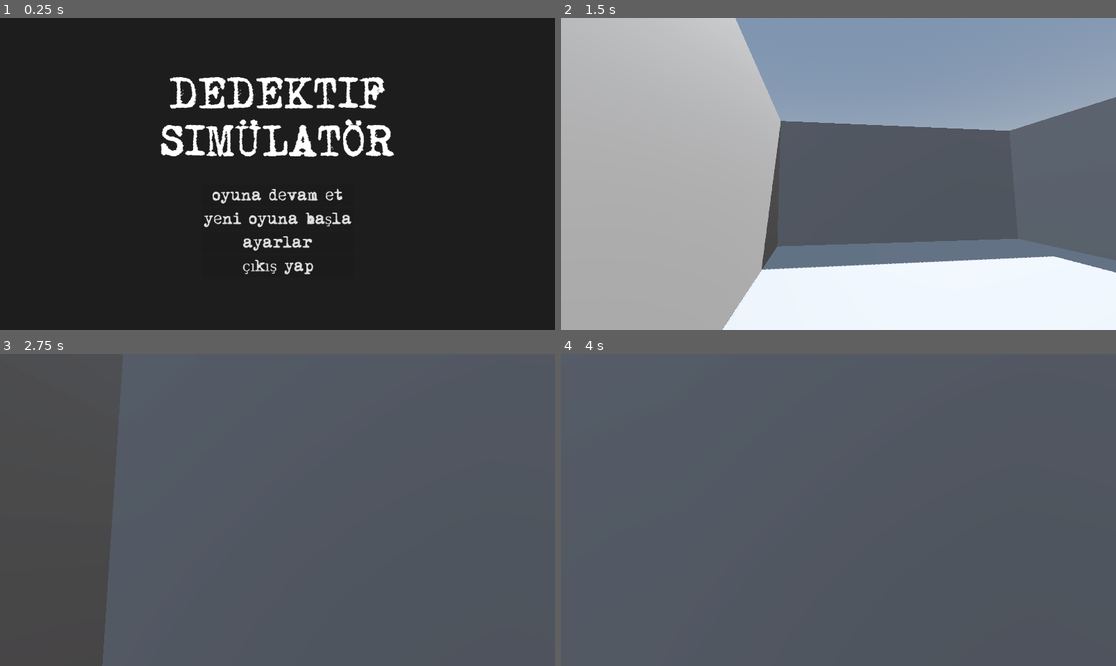
Above: before the commit, frames 1-4 (two rows, left to right).
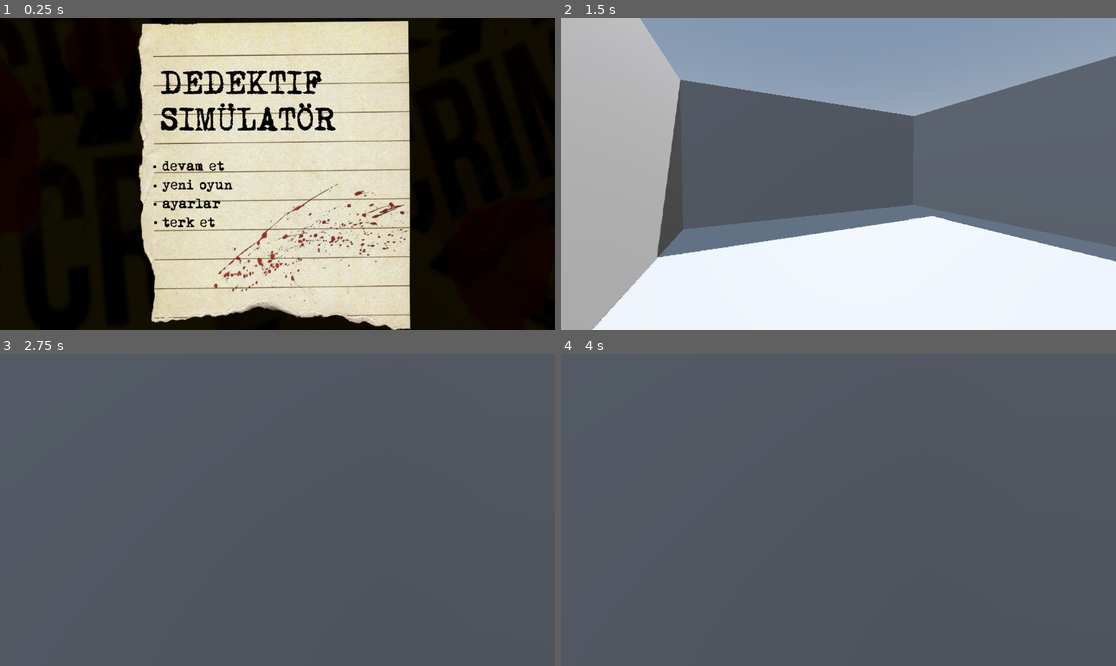
Above: after the commit, the same moments.

Repository: alperenozdnc/alnestan
Game: Godot game, scene res://scenes/main_menu.tscn
The game is run twice, just before and just after one commit, with the same random seed, the same clock (stepped at 60 frames per second) and the same inputs.
Inputs (mouse positions are in pixels of both pictures, inside the frame that each line leads up to):
- Up to frame 1 (0.25 s): no input
- Up to frame 2 (1.5 s): click "oyuna devam et" (after the commit: "devam et") at 0.5 s; tap Enter (ui_accept) at 1.25 s; move the mouse to (866, 174) at 1.27 s; hold W (move_forward) from 1.28 s (still down); click (866, 174) at 1.42 s
- Up to frame 3 (2.75 s): keep holding W (move_forward); tap Enter (ui_accept) at 1.52, 2.27 s; move the mouse to (249, 510) at 2.02 s; click (249, 510) at 2.17 s
- Up to frame 4 (4 s): keep holding W (move_forward); move the mouse to (849, 503) at 2.77 s; click (849, 503) at 2.92 s; tap Enter (ui_accept) at 3.5, 3.77 s; move the mouse to (832, 516) at 3.52 s; click (832, 516) at 3.67 s

The runs differ from the first frame. In frame 1, 99% of the frame differs, in the area x 0-100%, y 0-100%; in frame 2, 33%; in frame 3, 12%; in frame 4, less than 0.1%.

Commit message:
feat(game): minimally working main menu

Diff:
--- a/source/scenes/main_menu.tscn
+++ b/source/scenes/main_menu.tscn
@@ -1,7 +1,25 @@
-[gd_scene load_steps=5 format=3 uid="uid://qh7qnm5nbd6v"]
+[gd_scene load_steps=13 format=3 uid="uid://qh7qnm5nbd6v"]
 
 [ext_resource type="Script" uid="uid://bhkautgt4ihw0" path="res://scripts/main_menu.gd" id="1_ekxnf"]
 [ext_resource type="FontFile" uid="uid://bowvcgjw7deaj" path="res://fonts/typewriter.ttf" id="1_l6cm7"]
+[ext_resource type="Texture2D" uid="uid://dpip46pvqlead" path="res://images/paper.webp" id="2_bqqt6"]
+[ext_resource type="Texture2D" uid="uid://nps43lj81m3i" path="res://images/bg.jpg" id="2_oa1go"]
+[ext_resource type="Texture2D" uid="uid://ba4hbwngk35g2" path="res://images/blood.png" id="3_8ln24"]
+[ext_resource type="Texture2D" uid="uid://bd5um2x5fsfja" path="res://images/dot.svg" id="4_wu84c"]
+[ext_resource type="AudioStream" uid="uid://bqppsdsu08emy" path="res://sounds/paper.mp3" id="6_rtw2f"]
+
+[sub_resource type="GDScript" id="GDScript_8ln24"]
+script/source = "extends Sprite2D
+
+func _ready() -> void:
+	var color = self_modulate
+	color.a = 0.8
+	self_modulate = color
+"
+
+[sub_resource type="StyleBoxEmpty" id="StyleBoxEmpty_8ln24"]
+
+[sub_resource type="StyleBoxEmpty" id="StyleBoxEmpty_rtw2f"]
 
 [sub_resource type="GDScript" id="GDScript_l6cm7"]
 
@@ -17,16 +35,23 @@
 grow_vertical = 2
 script = ExtResource("1_ekxnf")
 
-[node name="bg" type="ColorRect" parent="."]
+[node name="bg" type="Sprite2D" parent="."]
+position = Vector2(568, 351)
+scale = Vector2(2.9052925, 3.509284)
+texture = ExtResource("2_oa1go")
+region_enabled = true
+region_rect = Rect2(636, 807, 718, 377)
+
+[node name="ColorRect" type="ColorRect" parent="."]
 layout_mode = 1
 anchors_preset = 15
 anchor_right = 1.0
 anchor_bottom = 1.0
 grow_horizontal = 2
 grow_vertical = 2
-color = Color(0.1148968, 0.11489681, 0.1148968, 1)
+color = Color(0, 0, 0, 0.92941177)
 
-[node name="AspectRatioContainer3" type="VBoxContainer" parent="."]
+[node name="container" type="VBoxContainer" parent="."]
 layout_mode = 1
 anchors_preset = 8
 anchor_left = 0.5
@@ -34,60 +59,137 @@
 anchor_right = 0.5
 anchor_bottom = 0.5
 offset_left = -243.0
-offset_top = -196.5
+offset_top = -224.0
 offset_right = 243.0
-offset_bottom = 196.5
+offset_bottom = 169.0
 grow_horizontal = 2
 grow_vertical = 2
 theme_override_constants/separation = 40
 
-[node name="AspectRatioContainer" type="AspectRatioContainer" parent="AspectRatioContainer3"]
+[node name="paper_img" type="Sprite2D" parent="container"]
+position = Vector2(229, 246.5)
+scale = Vector2(0.49714863, 0.7569081)
+texture = ExtResource("2_bqqt6")
+
+[node name="blood_img" type="Sprite2D" parent="container"]
+z_index = 1
+position = Vector2(322, 382)
+rotation = -2.724407
+scale = Vector2(0.101901524, 0.15708546)
+texture = ExtResource("3_8ln24")
+script = SubResource("GDScript_8ln24")
+
+[node name="container" type="AspectRatioContainer" parent="container"]
 layout_mode = 2
+size_flags_horizontal = 0
 
-[node name="title" type="Label" parent="AspectRatioContainer3/AspectRatioContainer"]
+[node name="title" type="Label" parent="container/container"]
 layout_mode = 2
+theme_override_colors/font_color = Color(0, 0, 0, 1)
 theme_override_fonts/font = ExtResource("1_l6cm7")
-theme_override_font_sizes/font_size = 80
+theme_override_font_sizes/font_size = 60
 text = "dedektif
 simülatör"
-horizontal_alignment = 1
 vertical_alignment = 1
 uppercase = true
 
-[node name="AspectRatioContainer2" type="AspectRatioContainer" parent="AspectRatioContainer3"]
+[node name="button_container" type="AspectRatioContainer" parent="container"]
 layout_mode = 2
+size_flags_horizontal = 0
 
-[node name="button_container" type="VBoxContainer" parent="AspectRatioContainer3/AspectRatioContainer2"]
+[node name="button_wrapper" type="VBoxContainer" parent="container/button_container"]
 layout_mode = 2
-size_flags_horizontal = 4
+size_flags_horizontal = 8
 size_flags_vertical = 8
+theme_override_constants/separation = 1
 
-[node name="button_continue" type="Button" parent="AspectRatioContainer3/AspectRatioContainer2/button_container"]
+[node name="dot" type="Sprite2D" parent="container/button_container/button_wrapper"]
+position = Vector2(-11.999985, 20.000013)
+rotation = 0.028242208
+scale = Vector2(0.03511935, 0.03511935)
+texture = ExtResource("4_wu84c")
+
+[node name="dot2" type="Sprite2D" parent="container/button_container/button_wrapper"]
+position = Vector2(-10.999984, 59.999992)
+rotation = 0.028242208
+scale = Vector2(0.035119317, 0.035119317)
+texture = ExtResource("4_wu84c")
+
+[node name="dot3" type="Sprite2D" parent="container/button_container/button_wrapper"]
+position = Vector2(-10.999984, 98)
+rotation = 0.028242208
+scale = Vector2(0.035119317, 0.035119317)
+texture = ExtResource("4_wu84c")
+
+[node name="dot4" type="Sprite2D" parent="container/button_container/button_wrapper"]
+position = Vector2(-9.999984, 136)
+rotation = 0.028242208
+scale = Vector2(0.035119317, 0.035119317)
+texture = ExtResource("4_wu84c")
+
+[node name="button_continue" type="Button" parent="container/button_container/button_wrapper"]
 unique_name_in_owner = true
 layout_mode = 2
+theme_type_variation = &"FlatButton"
+theme_override_colors/font_color = Color(0, 0, 0, 1)
+theme_override_colors/font_pressed_color = Color(0.28166673, 2.030516e-07, 1.0829419e-07, 1)
+theme_override_colors/font_hover_color = Color(0.5267931, 1.7928704e-06, 2.8878452e-07, 1)
+theme_override_constants/outline_size = 0
 theme_override_fonts/font = ExtResource("1_l6cm7")
-theme_override_font_sizes/font_size = 30
-text = "oyuna devam et"
+theme_override_font_sizes/font_size = 25
+theme_override_styles/pressed = SubResource("StyleBoxEmpty_8ln24")
+theme_override_styles/focus = SubResource("StyleBoxEmpty_rtw2f")
+text = "devam et"
+flat = true
+alignment = 0
 
-[node name="button_new_game" type="Button" parent="AspectRatioContainer3/AspectRatioContainer2/button_container"]
+[node name="button_new_game" type="Button" parent="container/button_container/button_wrapper"]
 unique_name_in_owner = true
 layout_mode = 2
+theme_type_variation = &"FlatButton"
+theme_override_colors/font_color = Color(0, 0, 0, 1)
+theme_override_colors/font_pressed_color = Color(0.28166673, 2.030516e-07, 1.0829419e-07, 1)
+theme_override_colors/font_hover_color = Color(0.5267931, 1.7928704e-06, 2.8878452e-07, 1)
+theme_override_constants/outline_size = 0
 theme_override_fonts/font = ExtResource("1_l6cm7")
-theme_override_font_sizes/font_size = 30
-text = "yeni oyuna başla"
+theme_override_font_sizes/font_size = 25
+theme_override_styles/pressed = SubResource("StyleBoxEmpty_8ln24")
+theme_override_styles/focus = SubResource("StyleBoxEmpty_rtw2f")
+text = "yeni oyun"
+alignment = 0
 
-[node name="button_settings" type="Button" parent="AspectRatioContainer3/AspectRatioContainer2/button_container"]
+[node name="button_settings" type="Button" parent="container/button_container/button_wrapper"]
 unique_name_in_owner = true
 layout_mode = 2
+theme_type_variation = &"FlatButton"
+theme_override_colors/font_color = Color(0, 0, 0, 1)
+theme_override_colors/font_pressed_color = Color(0.28166673, 2.030516e-07, 1.0829419e-07, 1)
+theme_override_colors/font_hover_color = Color(0.5267931, 1.7928704e-06, 2.8878452e-07, 1)
+theme_override_constants/outline_size = 0
 theme_override_fonts/font = ExtResource("1_l6cm7")
-theme_override_font_sizes/font_size = 30
+theme_override_font_sizes/font_size = 25
+theme_override_styles/pressed = SubResource("StyleBoxEmpty_8ln24")
+theme_override_styles/focus = SubResource("StyleBoxEmpty_rtw2f")
 text = "ayarlar"
+alignment = 0
 script = SubResource("GDScript_l6cm7")
 
-[node name="button_exit" type="Button" parent="AspectRatioContainer3/AspectRatioContainer2/button_container"]
+[node name="button_exit" type="Button" parent="container/button_container/button_wrapper"]
 unique_name_in_owner = true
 layout_mode = 2
+theme_type_variation = &"FlatButton"
+theme_override_colors/font_color = Color(0, 0, 0, 1)
+theme_override_colors/font_pressed_color = Color(0.28166673, 2.030516e-07, 1.0829419e-07, 1)
+theme_override_colors/font_hover_color = Color(0.5267931, 1.7928704e-06, 2.8878452e-07, 1)
+theme_override_constants/outline_size = 0
 theme_override_fonts/font = ExtResource("1_l6cm7")
-theme_override_font_sizes/font_size = 30
-text = "çıkış yap"
+theme_override_font_sizes/font_size = 25
+theme_override_styles/pressed = SubResource("StyleBoxEmpty_8ln24")
+theme_override_styles/focus = SubResource("StyleBoxEmpty_rtw2f")
+text = "terk et"
+alignment = 0
 script = SubResource("GDScript_ekxnf")
+
+[node name="hover_sound" type="AudioStreamPlayer" parent="."]
+unique_name_in_owner = true
+stream = ExtResource("6_rtw2f")
--- a/source/scripts/main_menu.gd
+++ b/source/scripts/main_menu.gd
@@ -2,19 +2,24 @@
 
 
 func _ready() -> void:
-	_watch_button_clicks();
+	var button_actions = [
+		[%button_continue, _continue_game],
+		[%button_new_game, _start_new_game],
+		[%button_settings, _show_settings],
+		[%button_exit, _exit_game]
+	];
+
+	for n in range(button_actions.size()):
+		var button = button_actions[n][0];
+		var action = button_actions[n][1];
+
+		button.mouse_default_cursor_shape = Control.CURSOR_POINTING_HAND;
+		button.mouse_entered.connect(_hover_action);
+		button.pressed.connect(action);
 
 
-func _watch_button_clicks() -> void:
-	var continue_button = %button_continue;
-	var new_game_button = %button_new_game;
-	var settings_button = %button_settings;
-	var exit_button = %button_exit;
-
-	continue_button.pressed.connect(_continue_game);
-	new_game_button.pressed.connect(_start_new_game);
-	settings_button.pressed.connect(_show_settings);
-	exit_button.pressed.connect(_exit_game);
+func _hover_action() -> void:
+	%hover_sound.play();
 
 
 func _continue_game() -> void:
